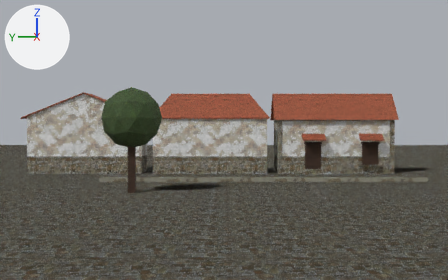
The Blender file projects/hichaukitoden-game/assets/authoring/environments/st_maria_praca.blend as it was, and as the next commit left it.
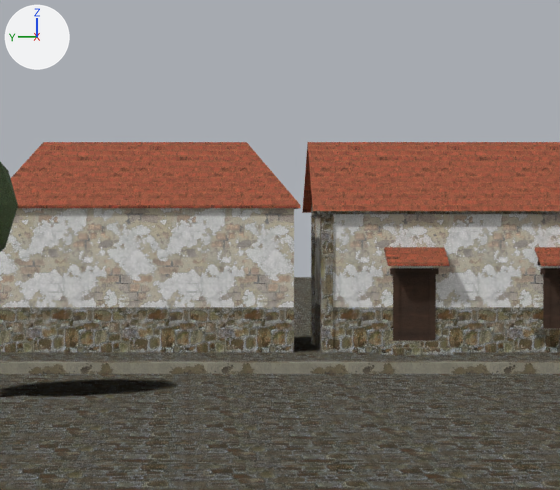
There are two pictures of each version: one whole from a 50 mm lens placed at (-40.4, 14.7, 4.1), pointed at (7.5, 14.8, 3.1), one close up on the part from 35% to 82% of the width and 14% to 81% of the height. The axes (+X, +Y, +Z) are drawn at upper left. The lights are the same throughout. The first two pictures are the older version.

Names of what the first close-up shows: 'ARCH_low_curb', 'ARCH_roof', 'ARCH_square_ground', 'ARCH_west_house', 'ARCH_west_house.001', 'ARCH_west_house.002', 'ARCH_west_house.003', 'BUILD_door1', 'BUILD_window1', 'FG_bougainvillea_crown'.
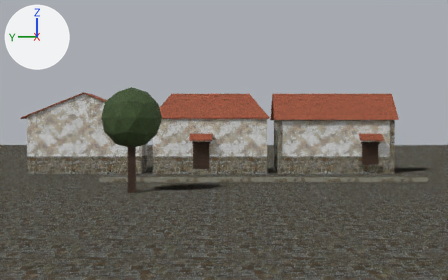
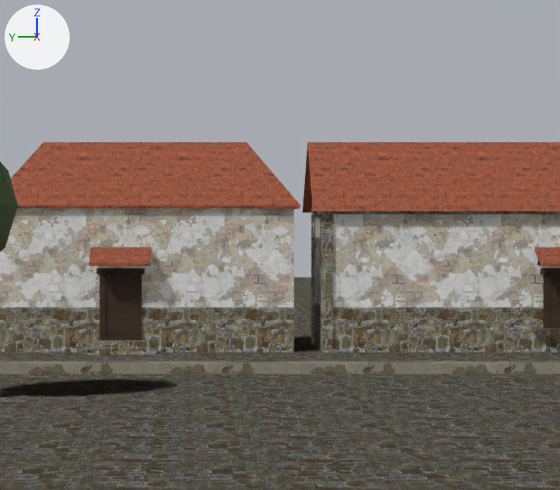
The change, as a list of edits to the scene's bpy script:
```text
Change ob_build_door1:
    ob_build_door1.location: (10.0, 7.0, 0.0) -> (10.0, 16.76, 0.0)
```

Changed parts and their boxes (x1, y1, x2, y2) in the close-ups (560 x 490 px):
'BUILD_door1', moved: before (378, 247, 455, 355); after (83, 247, 157, 355)
